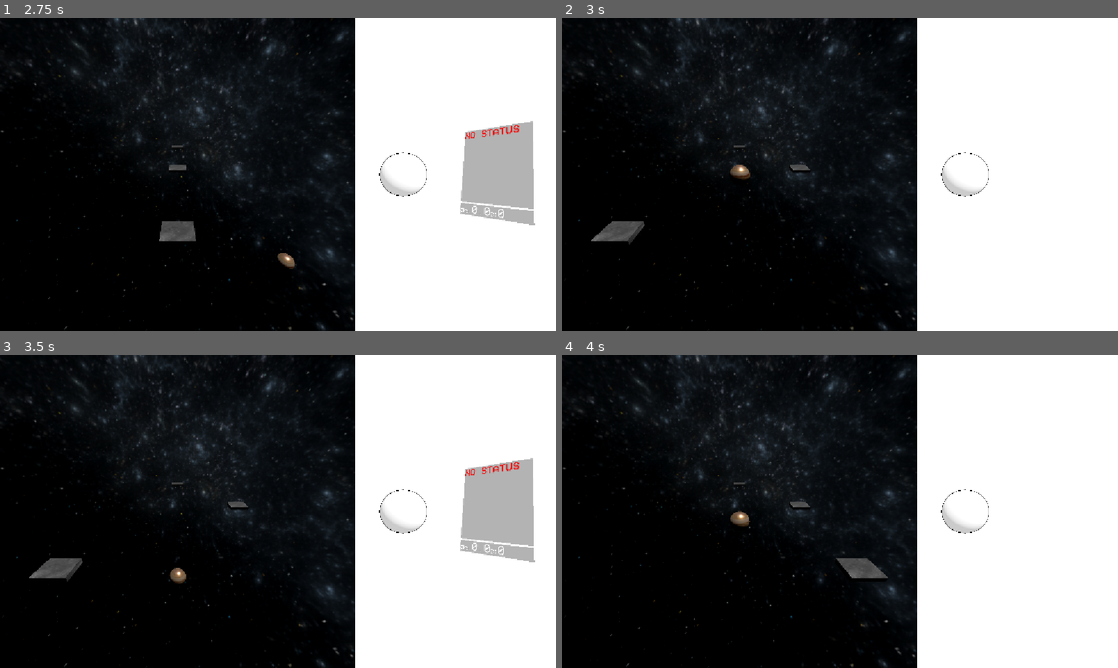
Above: before the commit, frames 1-4 (two rows, left to right).
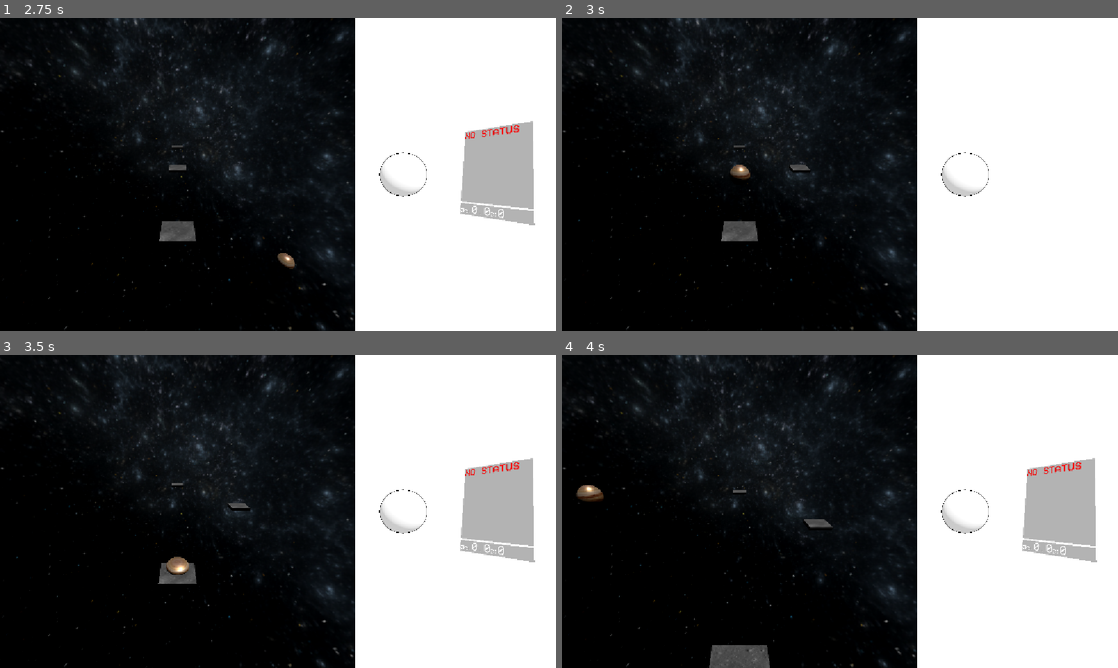
Above: after the commit, the same moments.

Repository: AnCarsenat/DopamineBounce
Game: Godot game, scene res://main_game.tscn
Same seed, same stepped clock (60 frames per second), same inputs: the game is played once before the commit and once after it.
Inputs (mouse positions are in pixels of both pictures, inside the frame that each line leads up to):
- Up to frame 1 (2.75 s): move the mouse to (400, 158) at 0.52 s; hold Right (ui_right) 0.53-1.28 s; click (400, 158) at 0.67 s; tap Space (jump) at 0.77, 1.52 s; move the mouse to (166, 190) at 1.27 s; hold Left (ui_left) 1.28-2.03 s; move the mouse to (333, 105) at 2.02 s; hold Right (ui_right) from 2.03 s (still down)
- Up to frame 2 (3 s): keep holding Right (ui_right); move the mouse to (812, 237) at 2.77 s; click (812, 237) at 2.92 s
- Up to frame 3 (3.5 s): keep holding Right (ui_right); tap Space (jump) at 3.02 s
- Up to frame 4 (4 s): move the mouse to (1006, 558) at 3.52 s; release Right (ui_right) at 3.53 s; hold Left (ui_left) from 3.53 s (still down); tap Space (jump) at 3.77 s

Frame 1 is identical in both runs. In frame 2, 0.9% of the frame differs, in the area x 5-36%, y 64-73%; in frame 3, 1.0%; in frame 4, 5.4%, in the area x 2-97%, y 32-100%.

Commit message:
fixed 1st tile bug

Diff:
--- a/dopamine-bouce/tile_spawning.gd
+++ b/dopamine-bouce/tile_spawning.gd
@@ -35,7 +35,9 @@
 
 	while activeTiles.size() < 3:
 		var z = 0.0 if activeTiles.is_empty() else activeTiles.back().position.z - spacing
-		activeTiles.append(spawn_tile(Vector3(lanes.pick_random(), -1, z)))
+		# The ball starts over the middle lane, so the very first tile must be there.
+		var lane_x: float = lanes[lanes.size() / 2] if _tiles_spawned == 0 else lanes.pick_random()
+		activeTiles.append(spawn_tile(Vector3(lane_x, -1, z)))
 
 
 ## Called by the ball each time it bounces. Picks the scroll speed that brings the
